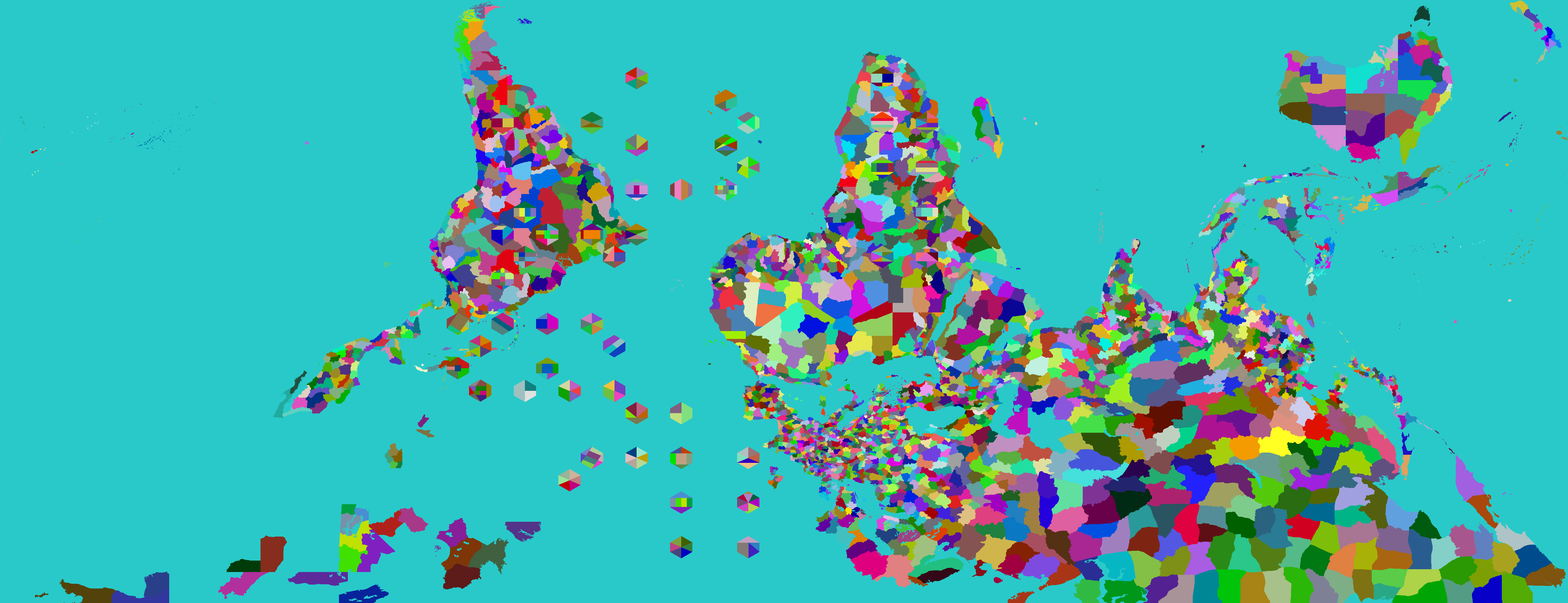
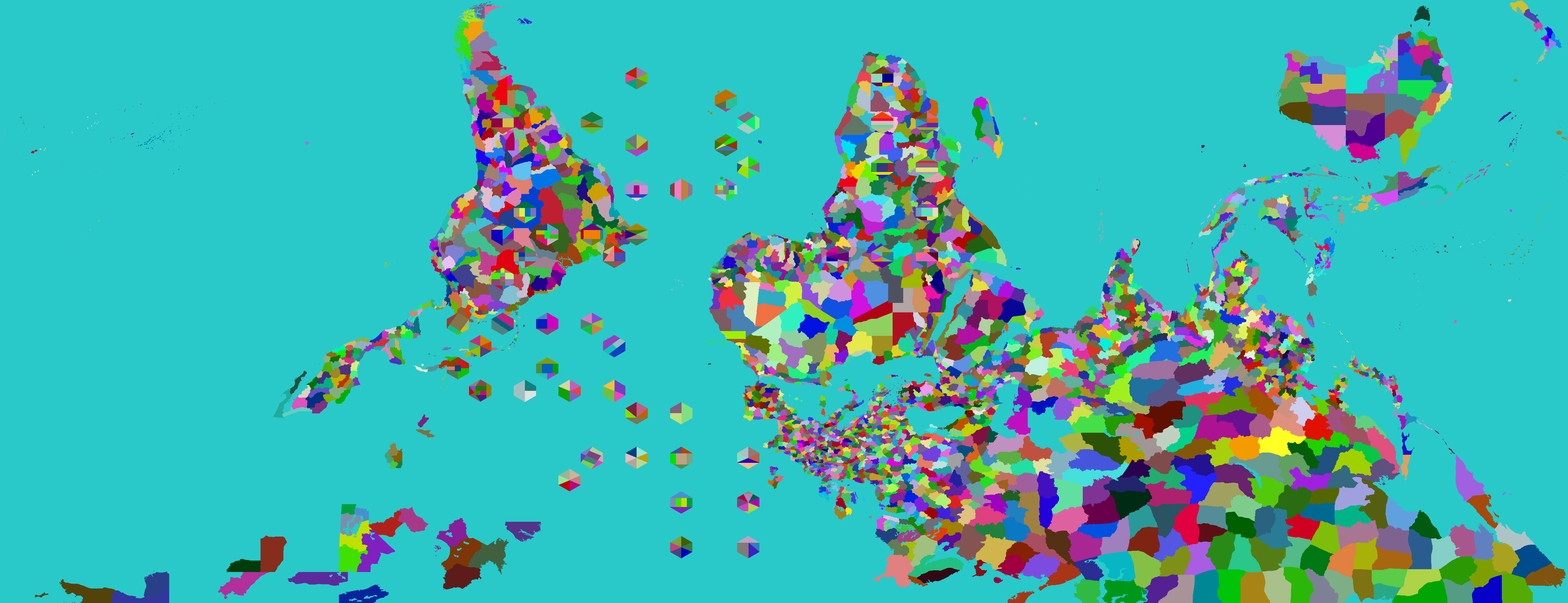
The second 1568 x 603 image is a revision of the first. Changes to its layers:
painted on "Provinces" over [815,245,889,580]
